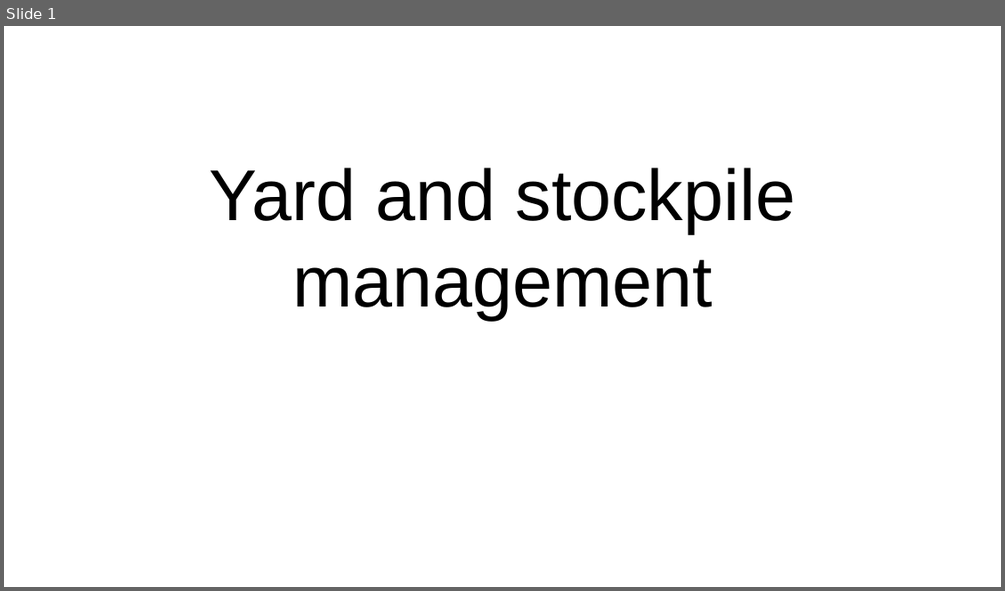
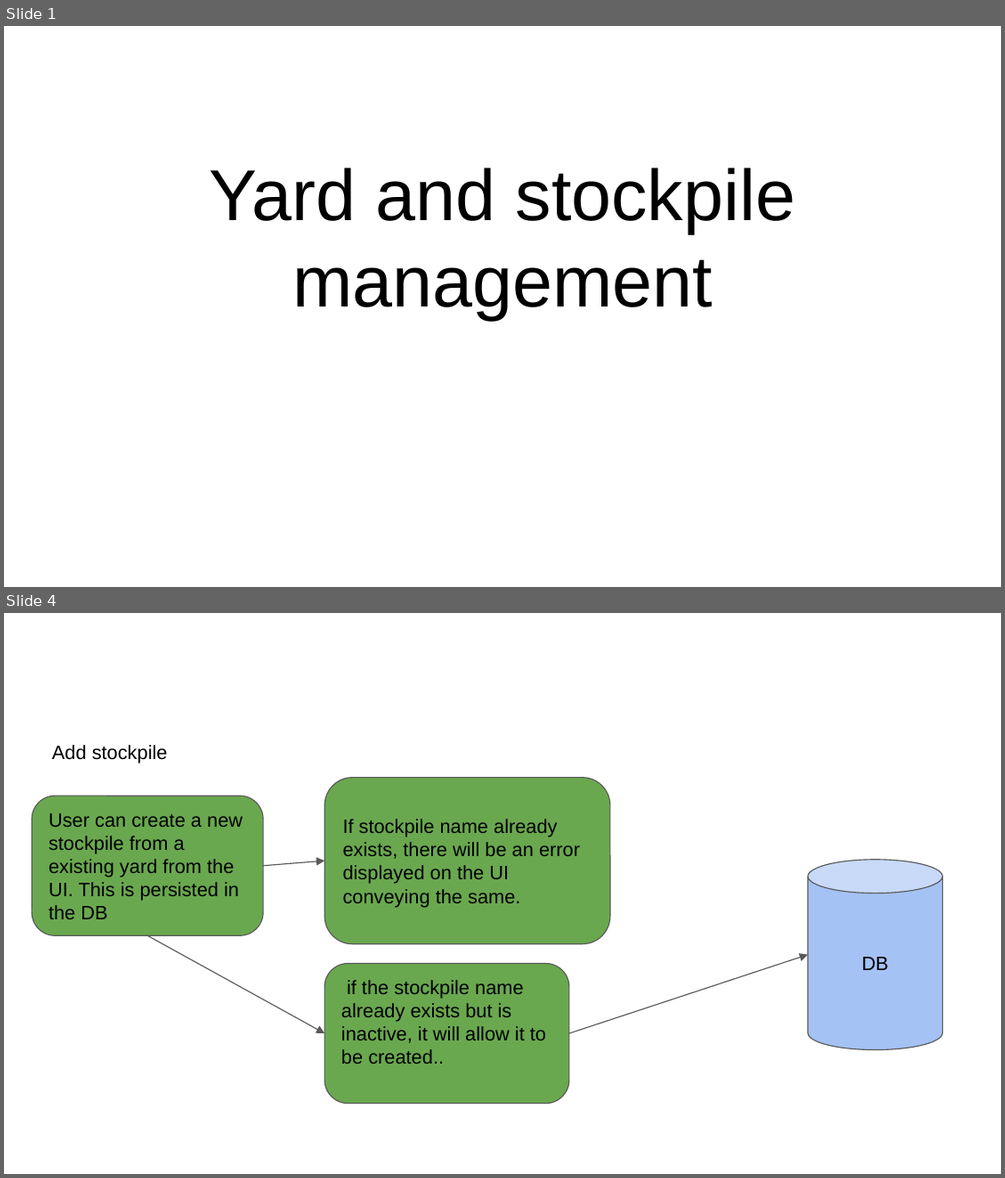
Before and after one commit to elogic-cscts/cscts_srs, a slide deck: Yard_and_Stockpile_SRS/yard-stockpile-flow.pptx. Shown one above the other, each under a label of ours: slide 1 before the commit, slides 1 and 4 after it; the slides between them are not shown. The pictures are 1005x591 and 1005x1178 pixels, drawn with LibreOffice and Linux fonts; fonts in the diff are those of the drawing. Boxes give left, top, right and bottom in pixels: in the first picture for what was removed or moved away, otherwise in the second. Text is boxed around its words. In the diff, an @@ line names an element or a change of style, - is before the commit and + after.

Commit message:
yard ad stcokpile, weighbridge flow ppt

```diff
--- a/Yard_and_Stockpile_SRS/yard-stockpile-flow.pptx
+++ b/Yard_and_Stockpile_SRS/yard-stockpile-flow.pptx
@@ slide 4 added at (x1=4, y1=613, x2=1001, y2=1174), background #FFFFFF @@
@@ text added at (x1=52, y1=745, x2=168, y2=763), 14 pt, text #000000 @@
+Add stockpile
@@ rounded rectangle added at (x1=32, y1=795, x2=263, y2=935), fill #6AA84F, outline #595959 0.75 pt, 14 pt, text #000000 @@
+User can create a new stockpile from a existing yard from the UI. This is persisted in the DB
@@ rounded rectangle added at (x1=325, y1=778, x2=610, y2=944), fill #6AA84F, outline #595959 0.75 pt, 14 pt, text #000000 @@
+If stockpile name already exists, there will be an error displayed on the UI conveying the same.
@@ arrow added from (263, 865) to (325, 860), #595959 0.75 pt @@
@@ cylinder added at (x1=808, y1=860, x2=942, y2=1050), fill #A4C2F4, outline #595959 0.75 pt, 14 pt, text #000000 @@
+DB
@@ arrow added from (147, 935) to (325, 1034), #595959 0.75 pt @@
@@ arrow added from (569, 1034) to (808, 955), #595959 0.75 pt @@
@@ rounded rectangle added at (x1=325, y1=963, x2=569, y2=1103), fill #6AA84F, outline #595959 0.75 pt, 14 pt, text #000000 @@
+if the stockpile name already exists but is inactive, it will allow it to be created..
```
Also in this commit, not shown: 1 slide changed, 5 other slides added, 2 slides removed, 1 other file.
